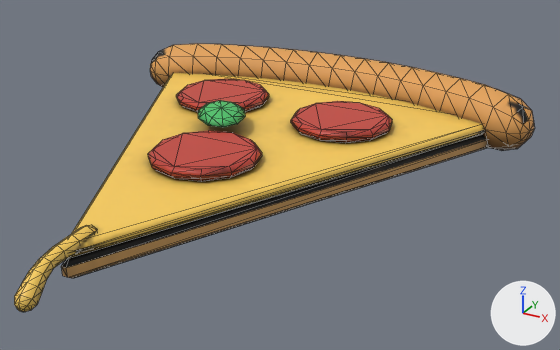
The glTF model client/public/models/pizza_slice.glb, before and after one commit.
One viewpoint serves both versions: a camera (50 mm lens) standing at (0.138, -0.229, 0.111) and looking at (0.017, -0.009, 0.001). The axes (+X, +Y, +Z) are drawn at lower right. The lights are the same throughout. The picture after the commit comes second. Mesh edges are drawn as thin lines. Vertices at exactly the same position are counted once.

Objects in the first picture: 'pizza_slice'.
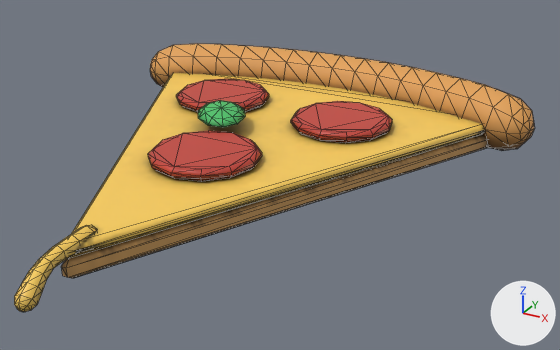
The newer file is also turned or shifted as a whole; pictures and numbers use the older file's frame.

The change in detail:
me_pizza_slice has 538 vertices, 1044 faces and spans x -0.089..0.089, y -0.117..0.09, z -0.003..0.022.
me_pizza_slice is used by ob_pizza_slice; location (0.0, 0.0, 0.0).
me_pizza_slice part 1: 336 kept faces spanning x -0.087..0.087, y -0.098..0.086, z 0.005..0.022 get new texture (UV) coordinates.

Location of each change, [x1, y1, x2, y2] in pixels of the pictures (560 x 350 px):
part 1 of me_pizza_slice, surface changed
    both: [62, 47, 531, 268]
